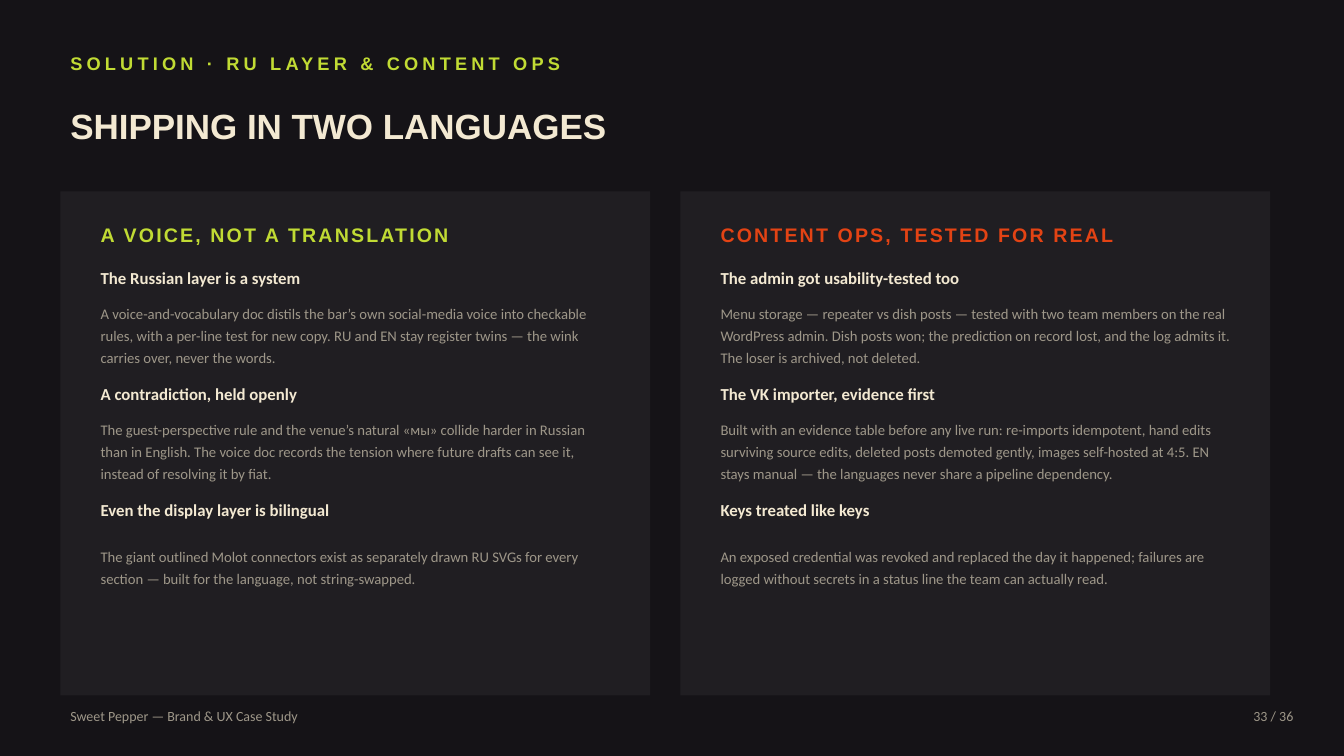
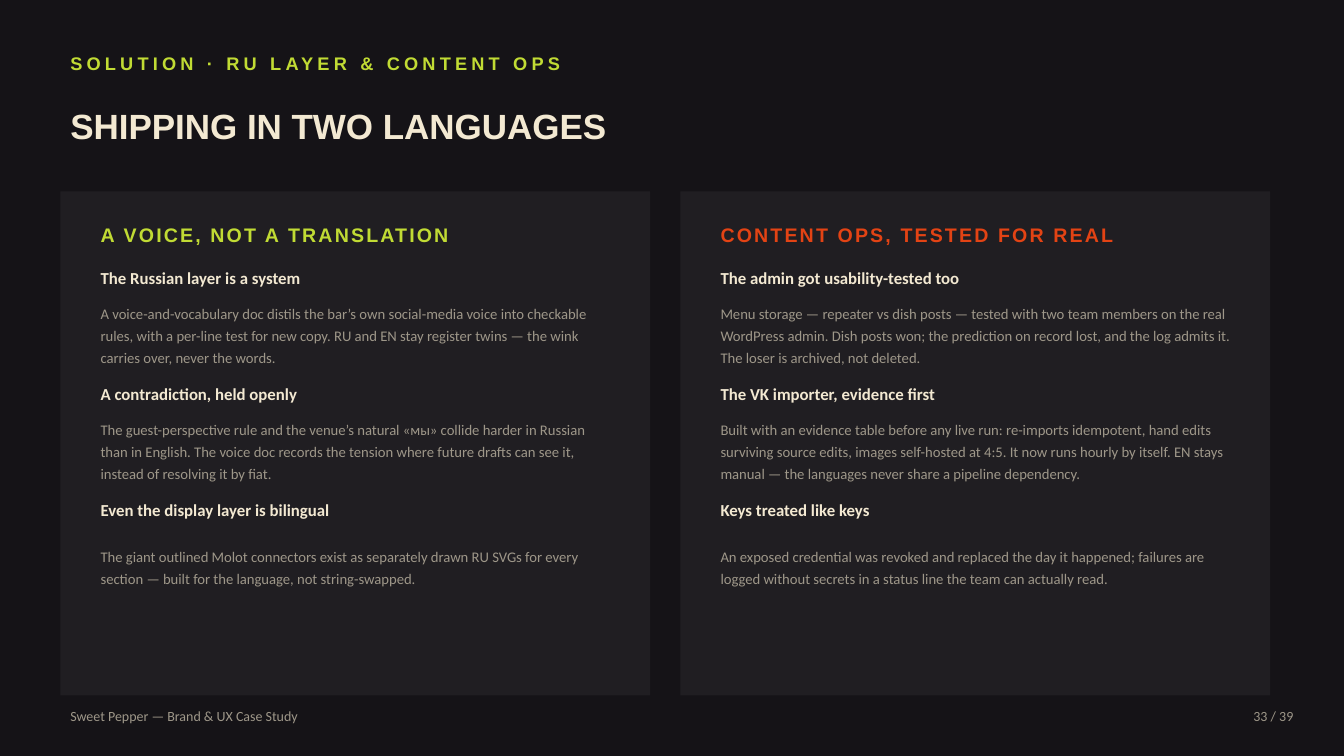
Before and after one commit to conceptly/sweet-pepper-bar, a slide deck: slide 33 of case-study/Sweet-Pepper-Case-Study.pptx. Drawn at 1344x756 pixels with LibreOffice and Linux fonts; fonts in the diff are those of the drawing. Boxes give left, top, right and bottom in pixels: in the first picture for what was removed or moved away, otherwise in the second. Text is boxed around its words. In the diff, an @@ line names an element or a change of style, - is before the commit and + after.

```diff
--- a/case-study/Sweet-Pepper-Case-Study.pptx
+++ b/case-study/Sweet-Pepper-Case-Study.pptx
@@ text at [721,425,1223,482]: text changed @@
-Built with an evidence table before any live run: re-imports idempotent, hand edits surviving source edits, deleted posts demoted gently, images self-hosted at 4:5. EN stays manual — the languages never share a pipeline dependency.
+Built with an evidence table before any live run: re-imports idempotent, hand edits surviving source edits, images self-hosted at 4:5. It now runs hourly by itself. EN stays manual — the languages never share a pipeline dependency.
@@ text at [1253,712,1293,721]: text changed @@
-33 / 36
+33 / 39
```
Also in this commit, not shown: 33 other slides changed, 3 slides added, 33 other files.
